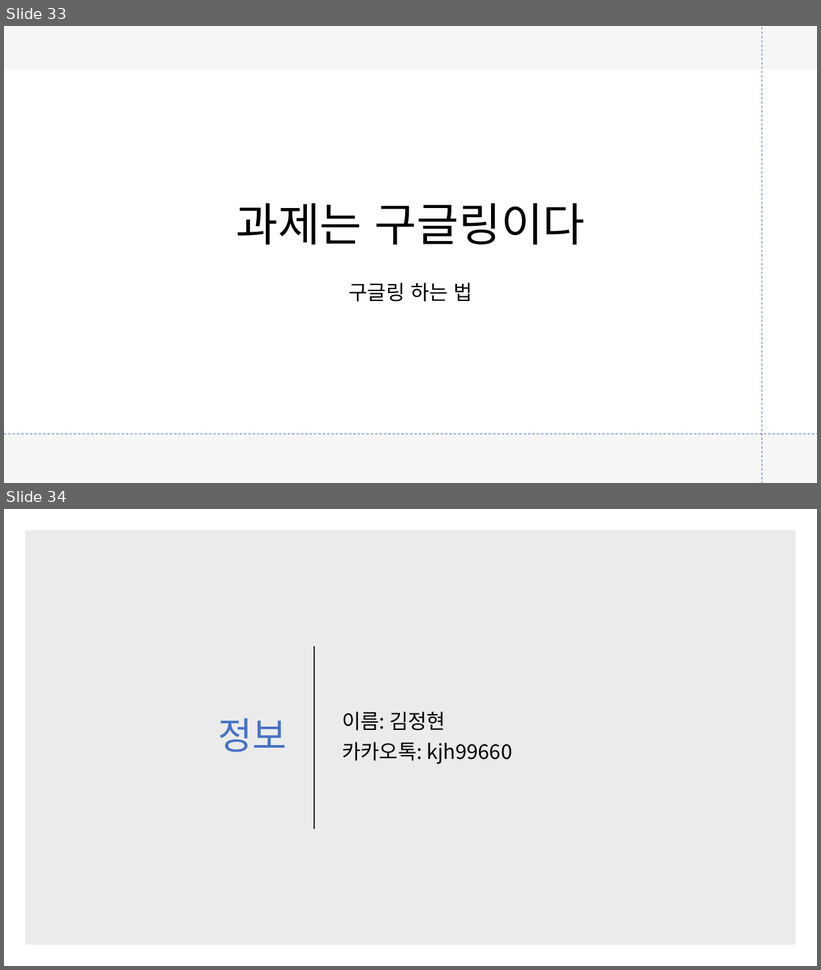
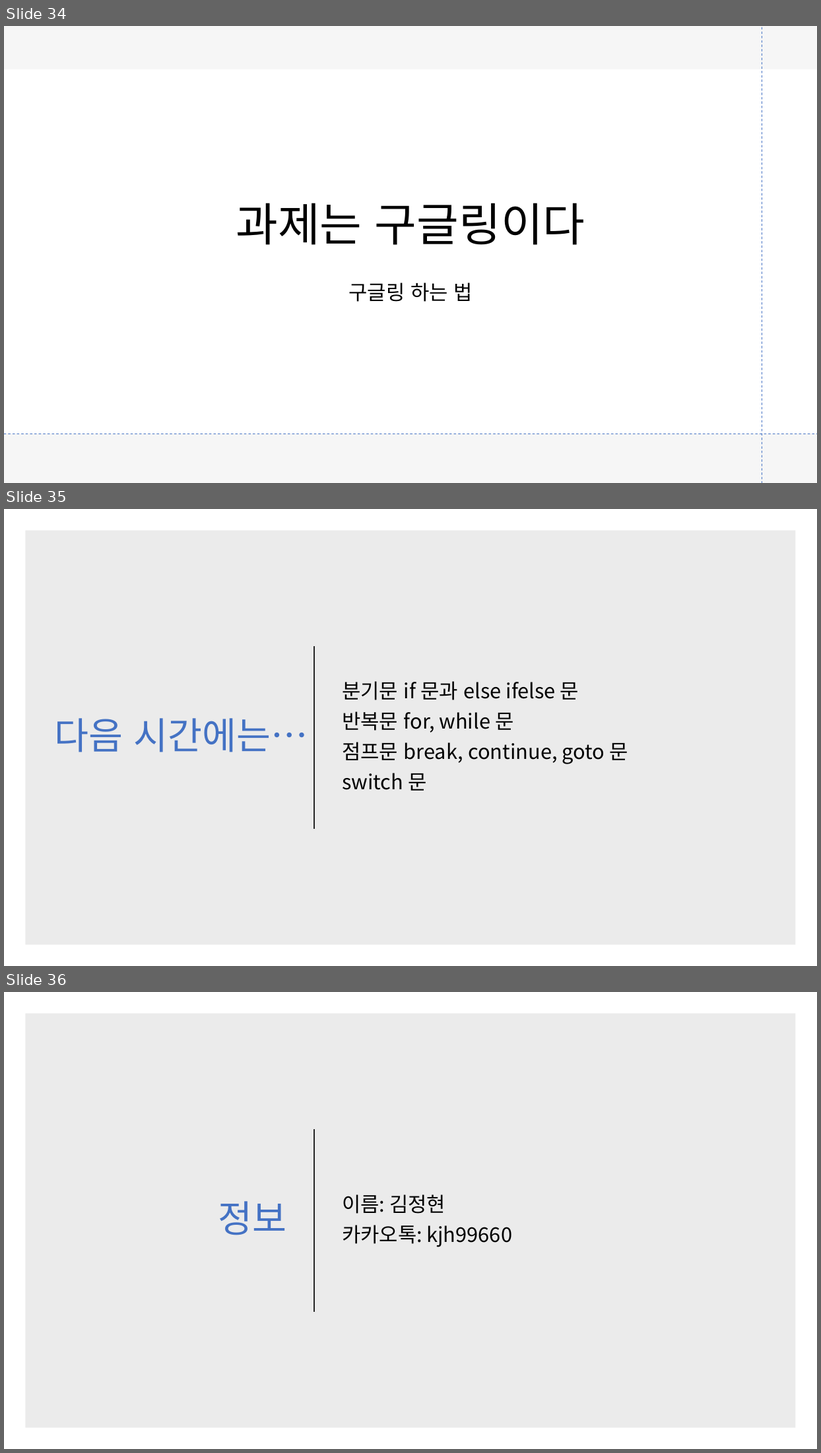
Before and after one commit to kjh99660/Study_powerpoint, a slide deck: c# 스터디 1주 차.pptx. Shown one above the other, each under a label of ours: slides 33 and 34 before the commit, slides 34, 35 and 36 after it. The pictures are 821x970 and 821x1453 pixels, drawn with LibreOffice and Linux fonts; fonts in the diff are those of the drawing. Boxes give left, top, right and bottom in pixels: in the first picture for what was removed or moved away, otherwise in the second. Text is boxed around its words. In the diff, an @@ line names an element or a change of style, - is before the commit and + after.

```diff
--- a/c# 스터디 1주 차.pptx
+++ b/c# 스터디 1주 차.pptx
@@ slide 35 added at (4, 509, 817, 966), background #FFFFFF @@
@@ rectangle added at (25, 530, 796, 945), fill #000000 at 8% opacity @@
@@ line added from (314, 646) to (314, 829), #262626 1.5 pt @@
@@ text added at (342, 681, 628, 791), 24 pt, text #000000 @@
+분기문 if 문과 else ifelse 문
+반복문 for, while 문
+점프문 break, continue, goto 문
+switch 문
@@ title added at (55, 718, 308, 753), 44 pt, text #4472C4 @@
+다음 시간에는…
@@ what was slide 33 is now slide 34 @@
@@ what was slide 34 is now slide 36 @@
```
Also in this commit, not shown: 2 slides changed, 1 other slide added, 4 other files.
